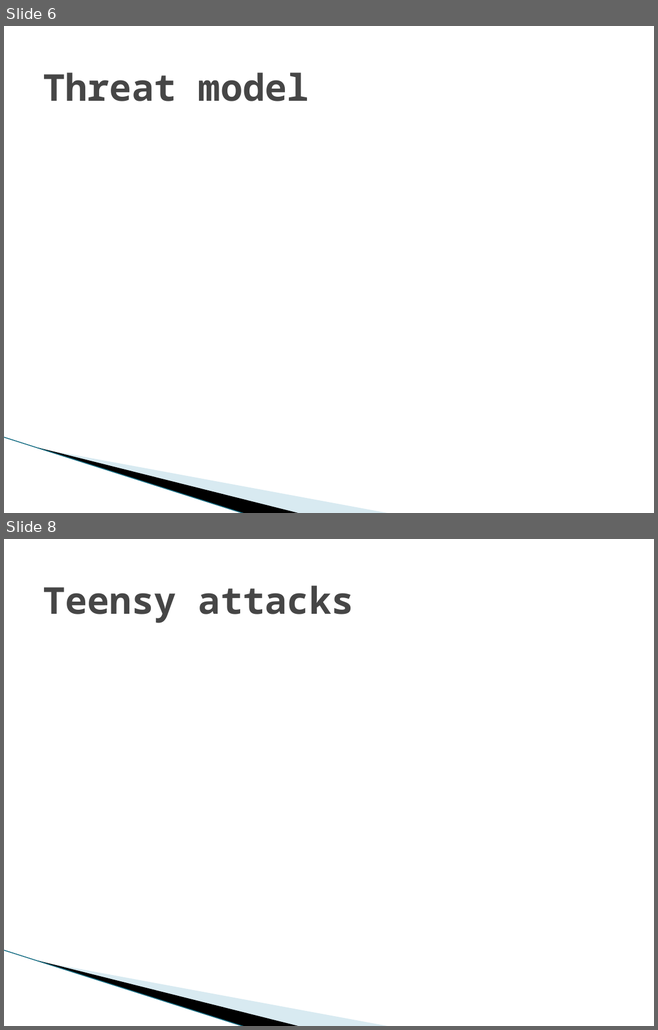
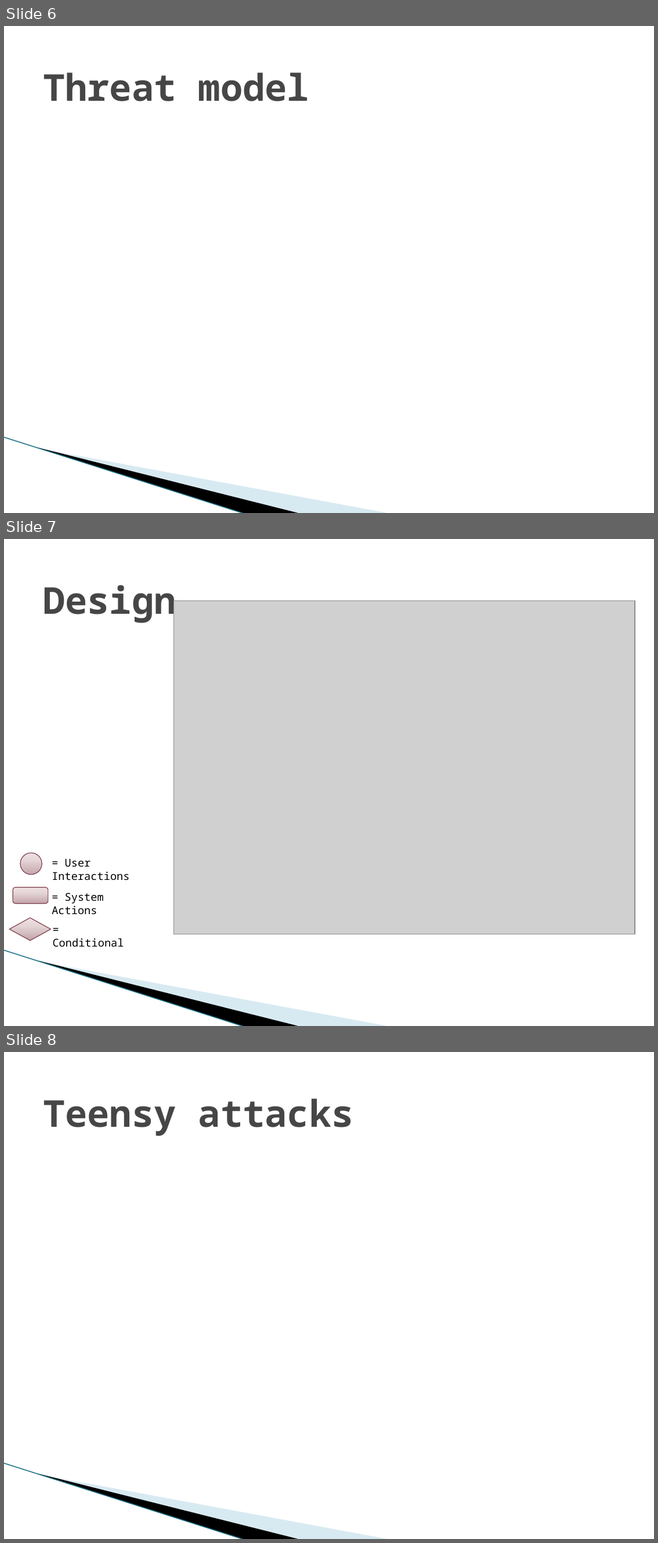
Before and after one commit to vfasburg/cse_825, a slide deck: Project/Final_Project_Presentation_Fasburg_Reiff_Thomas.pptx. Shown one above the other, each under a label of ours: slides 6 and 8 before the commit, slides 6, 7 and 8 after it; the slides between them are not shown. The pictures are 658x1030 and 658x1543 pixels, drawn with LibreOffice and Linux fonts; fonts in the diff are those of the drawing; grey boxes stand for pictures; background and template pictures are left out. Boxes give left, top, right and bottom in pixels: in the first picture for what was removed or moved away, otherwise in the second. Text is boxed around its words. In the diff, an @@ line names an element or a change of style, - is before the commit and + after.

Commit message:
Modified Design and Kernel slides and added a section for me in Presentation Breakdown.

```diff
--- a/Project/Final_Project_Presentation_Fasburg_Reiff_Thomas.pptx
+++ b/Project/Final_Project_Presentation_Fasburg_Reiff_Thomas.pptx
@@ slide 7 added at [4, 539, 654, 1026], background #FFFFFF; not listed: 3 template elements that a slide beside it also shows @@
@@ title added at [43, 585, 176, 624], 41 pt, text #464646, bold @@
+Design
@@ picture added at [173, 600, 634, 935] @@
@@ ellipse added at [20, 853, 42, 874], fill gradient #C4A5A9 to #E5D4D7 to #EEE0E2, outline #7D3C4A 0.75 pt @@
@@ text added at [52, 859, 129, 881], 12 pt, text #000000 @@
+= User Interactions
@@ rounded rectangle added at [13, 887, 48, 903], fill gradient #C4A5A9 to #E5D4D7 to #EEE0E2, outline #7D3C4A 0.75 pt @@
@@ text added at [52, 893, 104, 915], 12 pt, text #000000 @@
+= System Actions
@@ diamond added at [9, 918, 51, 940], fill gradient #C4A5A9 to #E5D4D7 to #EEE0E2, outline #7D3C4A 0.75 pt @@
@@ text added at [53, 938, 124, 947], 12 pt, text #000000 @@
+= Conditional
```
Also in this commit, not shown: 1 slide changed, 2 other slides added, 2 slides removed.
